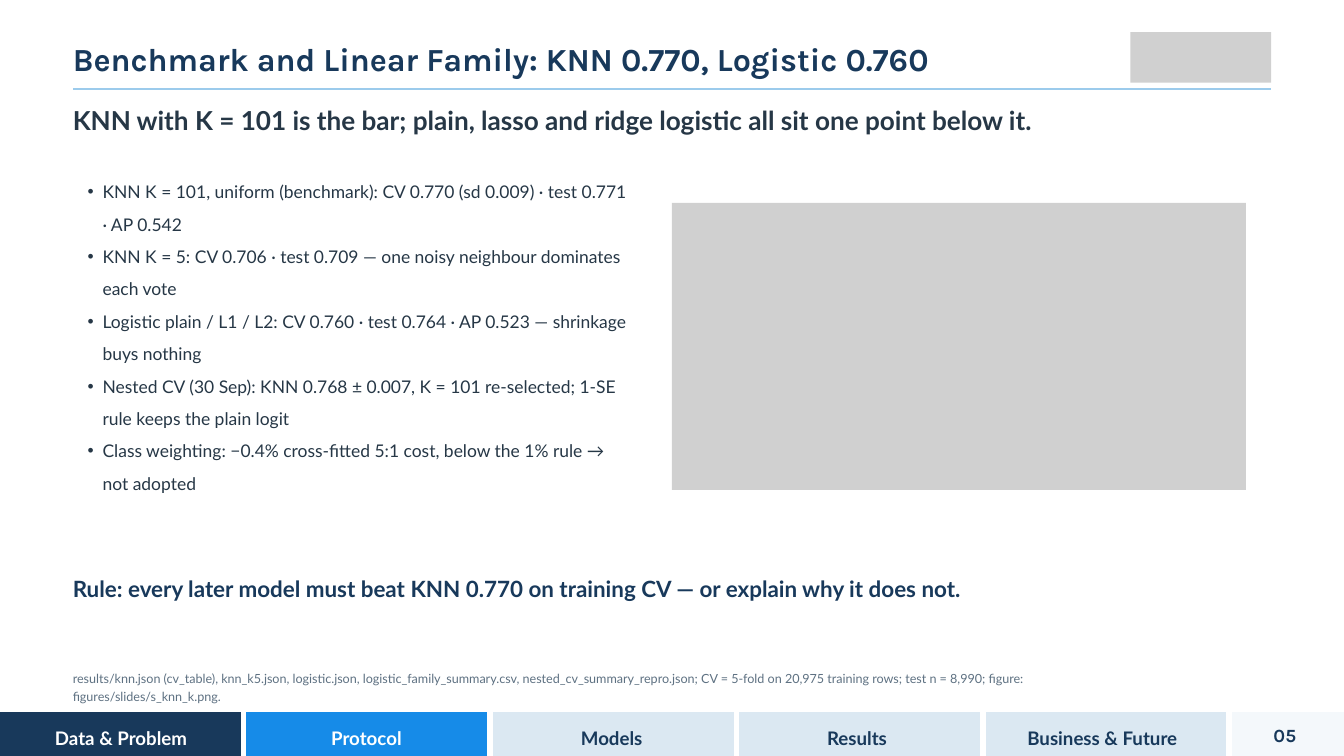
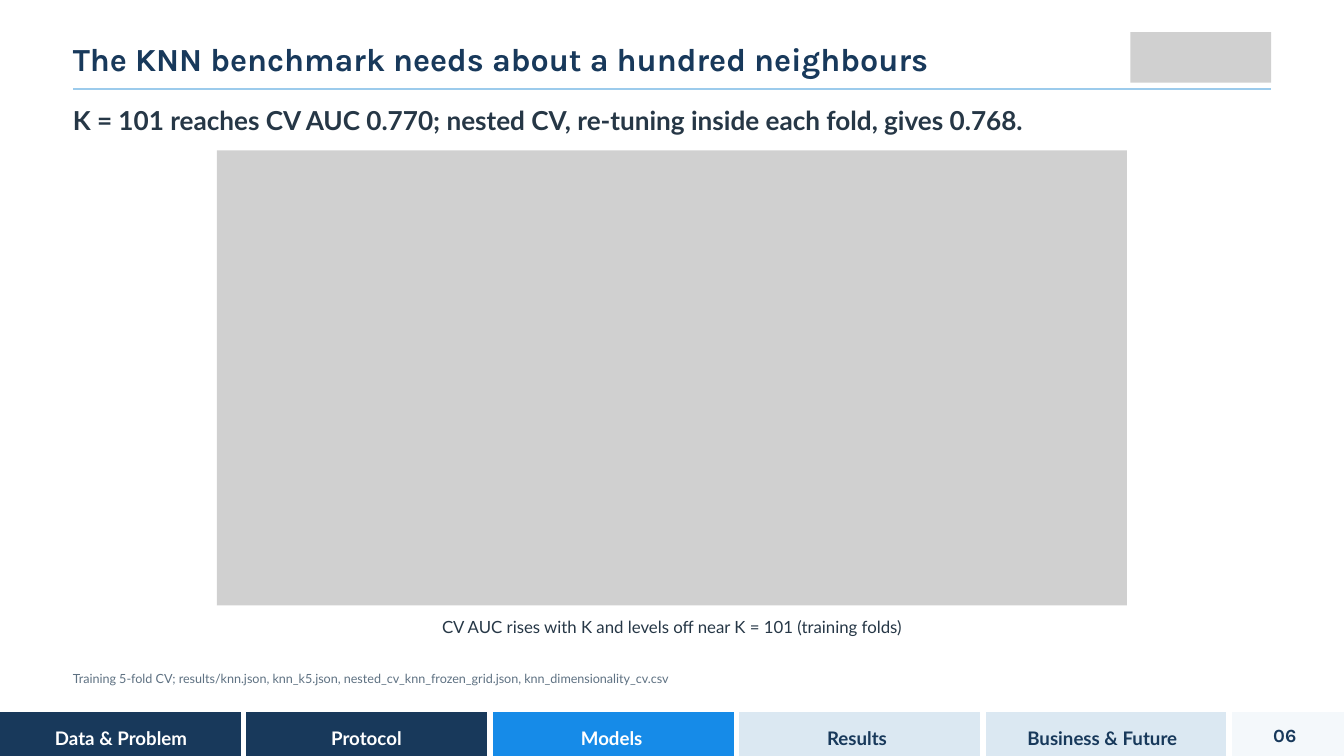
Before and after one commit to jingwen013-design/mh6805-credit-default, a slide deck: slide 6 of slides/MH6805_B19_Presentation.pptx (slide 5 before the commit). Drawn at 1344x756 pixels with LibreOffice and Linux fonts; fonts in the diff are those of the drawing; grey boxes stand for pictures. Boxes give left, top, right and bottom in pixels: in the first picture for what was removed or moved away, otherwise in the second. Text is boxed around its words. In the diff, an @@ line names an element or a change of style, - is before the commit and + after.

```diff
--- a/slides/MH6805_B19_Presentation.pptx
+++ b/slides/MH6805_B19_Presentation.pptx
@@ text at [73,48,928,79]: text changed @@
-Benchmark and Linear Family: KNN 0.770, Logistic 0.760
+The KNN benchmark needs about a hundred neighbours
@@ text at [73,110,1023,134]: text changed @@
-KNN with K = 101 is the bar; plain, lasso and ridge logistic all sit one point below it.
+K = 101 reaches CV AUC 0.770; nested CV, re-tuning inside each fold, gives 0.768.
@@ picture added at [217,151,1127,605] @@
@@ text removed at [103,184,627,493] @@
-  • KNN K = 101, uniform (benchmark): CV 0.770 (sd 0.009) · test 0.771 · AP 0.542
-  • KNN K = 5: CV 0.706 · test 0.709 — one noisy neighbour dominates each vote
-  • Logistic plain / L1 / L2: CV 0.760 · test 0.764 · AP 0.523 — shrinkage buys nothing
-  • Nested CV (30 Sep): KNN 0.768 ± 0.007, K = 101 re-selected; 1-SE rule keeps the plain logit
-  • Class weighting: −0.4% cross-fitted 5:1 cost, below the 1% rule → not adopted
@@ picture removed at [672,203,1246,490] @@
@@ text at [442,620,902,636]: text changed; size 24 to 18 pt; text colour #18395B to #263746; bold off @@
-Rule: every later model must beat KNN 0.770 on training CV — or explain why it does not.
+CV AUC rises with K and levels off near K = 101 (training folds)
@@ text at [73,673,668,686]: text changed @@
-results/knn.json (cv_table), knn_k5.json, logistic.json, logistic_family_summary.csv, nested_cv_summary_repro.json; CV = 5-fold on 20,975 training rows; test n = 8,990; figure: figures/slides/s_knn_k.png.
+Training 5-fold CV; results/knn.json, knn_k5.json, nested_cv_knn_frozen_grid.json, knn_dimensionality_cv.csv
@@ freeform shape at [247,712,487,756]: fill #168BE8 to #18395B @@
@@ freeform shape at [493,712,733,756]: fill #DBE8F2 to #168BE8 @@
@@ text "Models" at [581,731,643,745]: text colour #18395B to #FFFFFF @@
@@ text at [1273,729,1296,743]: text changed @@
-05
+06
```
Also in this commit, not shown: 7 other slides changed, 15 slides added, 7 slides removed, 1 other file.
